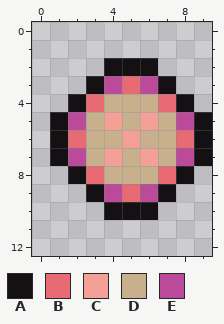
Pixel-art sprite: assets/icons/nemesis/unlucky_icon.png. That is the earlier state.
The file is 10x13 pixels.
Palette (. is transparent): A #141013  B #e86a73  C #f5a097  D #c7b08b  E #bc4a9b
Pixels before, first column x 1:
 2 ...AAA...
 3 ..AEBEA..
 4 .ABDDDBA.
 5 AEDCDCDEA
 6 ABDDCDDBA
 7 AEDCDCDEA
 8 .ABDDDBA.
 9 ..AEBEA..
10 ...AAA...
Once edited:
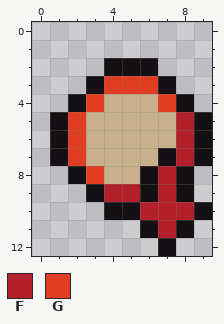
Colours new in this view: F #b4202a  G #df3e23
Change:
y 3: x 4..6 EBE -> GGG
y 4: x 3 B -> G; x 7 B -> G
y 5: x 2 E -> G; x 4 C -> D; x 6 C -> D; x 8 E -> F
y 6: x 2 B -> G; x 5 C -> D; x 8 B -> F
y 7: x 2 E -> G; x 4 C -> D; x 6..8 CDE -> DAF
y 8: x 3 B -> G; x 6..7 DB -> AF
y 9: x 4..8 EBEA. -> FFAFA
y 10: x 6..9 A... -> FFFA
y 11: x 6..8 ... -> AFA
y 12: x 7 . -> A
Boxes around the changes in both pictures, in picture pixels (x1, y1, x2, y2):
changed: (68, 76, 212, 256)
